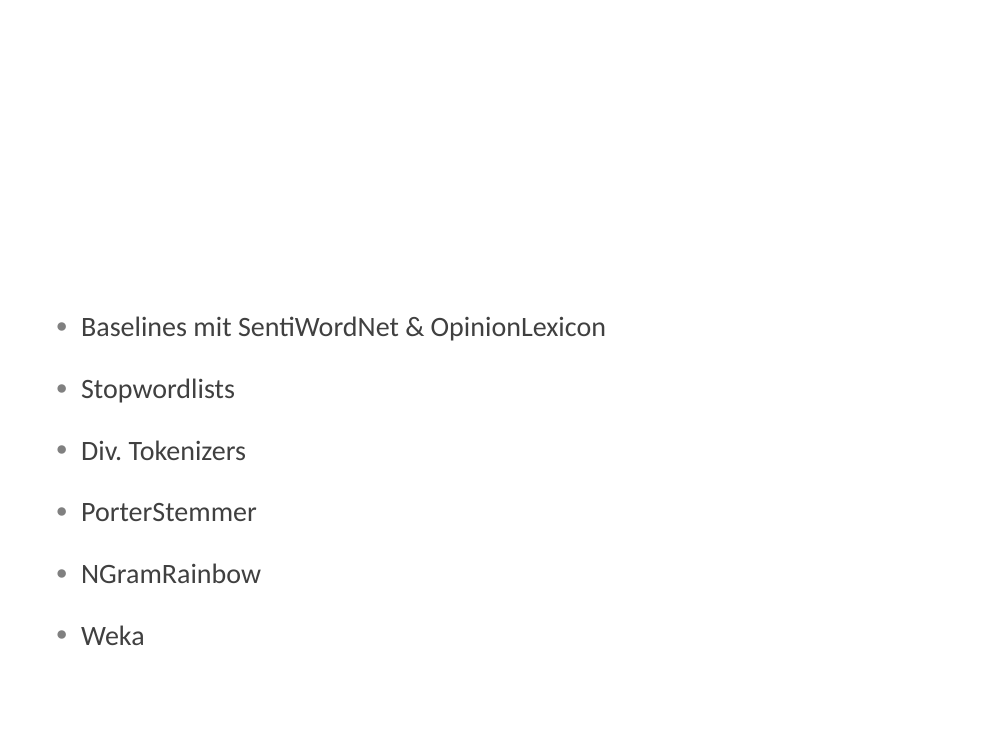
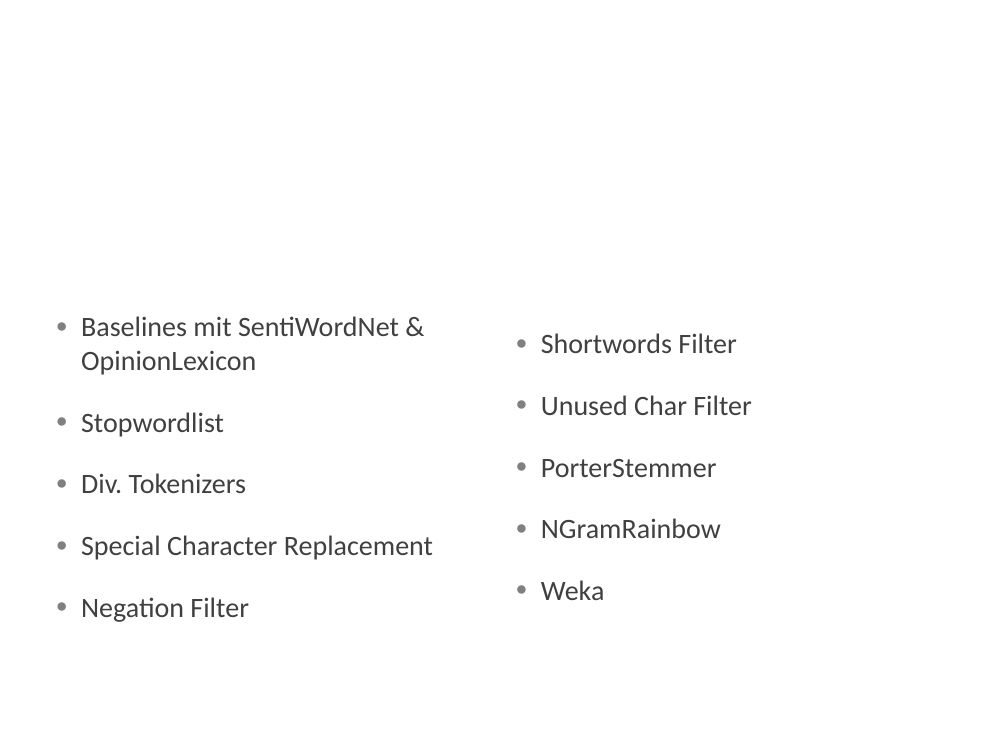
Before and after one commit to janscheidegger/ch.bfh.bti7535.w2017.kiwi, a slide deck: slide 2 of doc/slides.pptx. Drawn at 1008x756 pixels with LibreOffice and Linux fonts; fonts in the diff are those of the drawing; background and template pictures are left out. Boxes give left, top, right and bottom in pixels: in the first picture for what was removed or moved away, otherwise in the second. Text is boxed around its words. In the diff, an @@ line names an element or a change of style, - is before the commit and + after.

Commit message:
added rating filter plus documentation

```diff
--- a/doc/slides.pptx
+++ b/doc/slides.pptx
@@ text added at bbox=[541, 333, 752, 600], 20 pt, text #404040 @@
+● Shortwords Filter
+● Unused Char Filter
+● PorterStemmer
+● NGramRainbow
+● Weka
@@ text at bbox=[81, 412, 224, 437]: text changed @@
-● Stopwordlists
+● Stopwordlist
@@ text at bbox=[81, 535, 433, 622]: text changed @@
-● PorterStemmer
-● NGramRainbow
-● Weka
+● Special Character Replacement
+● Negation Filter
```
Also in this commit, not shown: 1 other slide changed, 8 other files.
